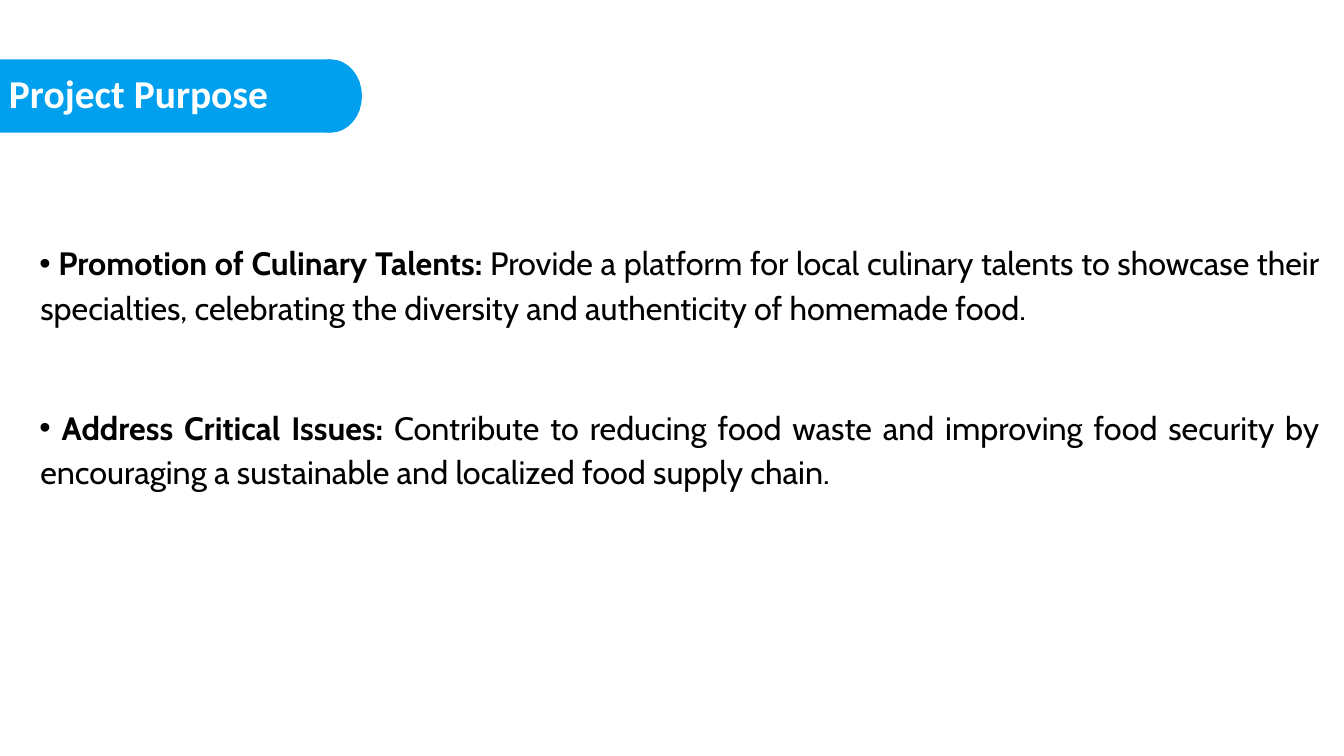
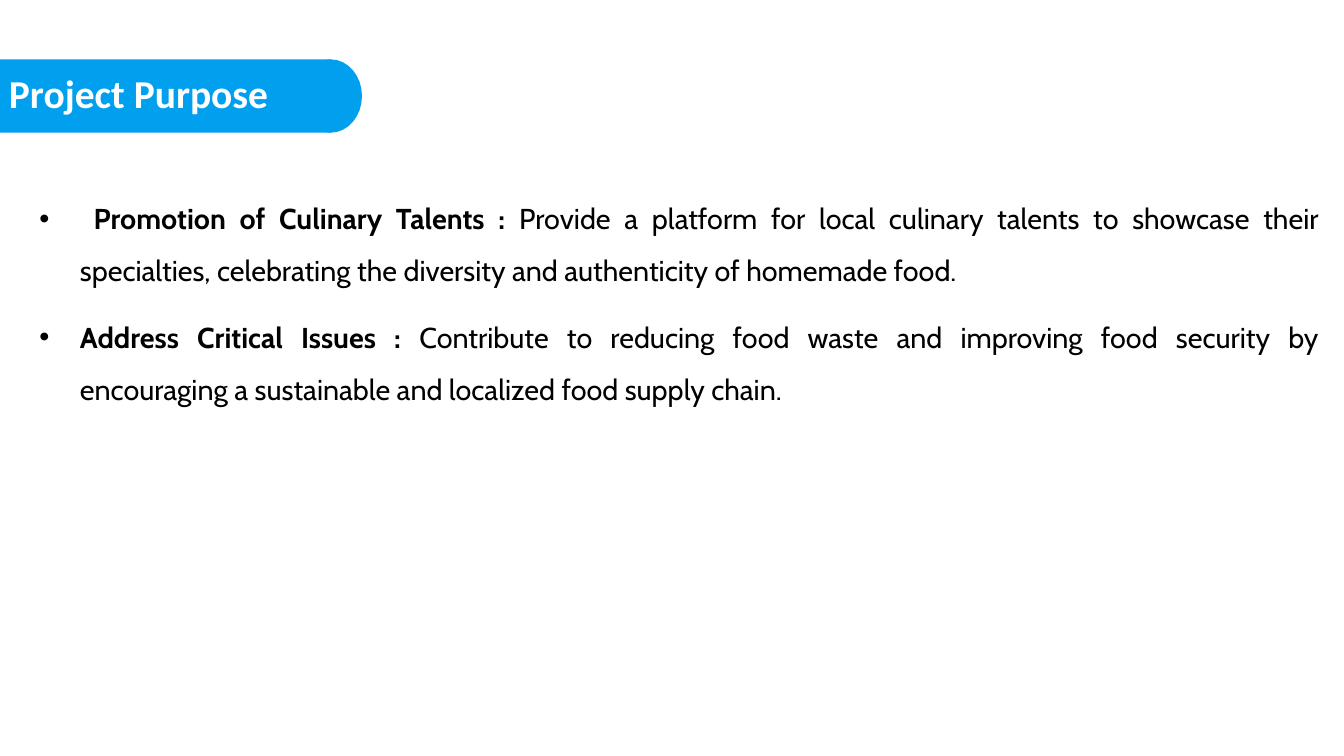
Before and after one commit to nisarggandhi21/Taste-of-Home, a slide deck: slide 5 of Taste-of-Home.pptx. Drawn at 1344x756 pixels with LibreOffice and Linux fonts; fonts in the diff are those of the drawing; background and template pictures are left out. Boxes give left, top, right and bottom in pixels: in the first picture for what was removed or moved away, otherwise in the second. Text is boxed around its words. In the diff, an @@ line names an element or a change of style, - is before the commit and + after.

```diff
--- a/Taste-of-Home.pptx
+++ b/Taste-of-Home.pptx
@@ text at [80,207,1318,406]: text changed; size 36 to 32 pt @@
-• Promotion of Culinary Talents: Provide a platform for local culinary talents to showcase their specialties, celebrating the diversity and authenticity of homemade food.
-• Address Critical Issues: Contribute to reducing food waste and improving food security by encouraging a sustainable and localized food supply chain.
+• Promotion of Culinary Talents : Provide a platform for local culinary talents to showcase their specialties, celebrating the diversity and authenticity of homemade food.
+• Address Critical Issues : Contribute to reducing food waste and improving food security by encouraging a sustainable and localized food supply chain.
```
Also in this commit, not shown: 14 other slides changed, 3 slides added, 1 slide removed, 20 other files.
